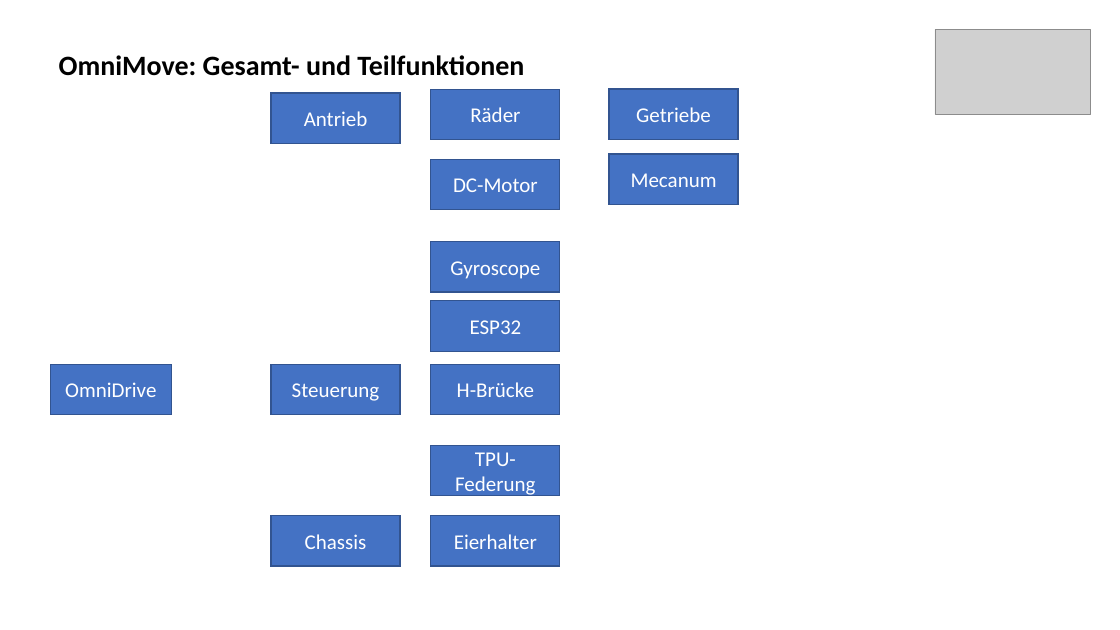
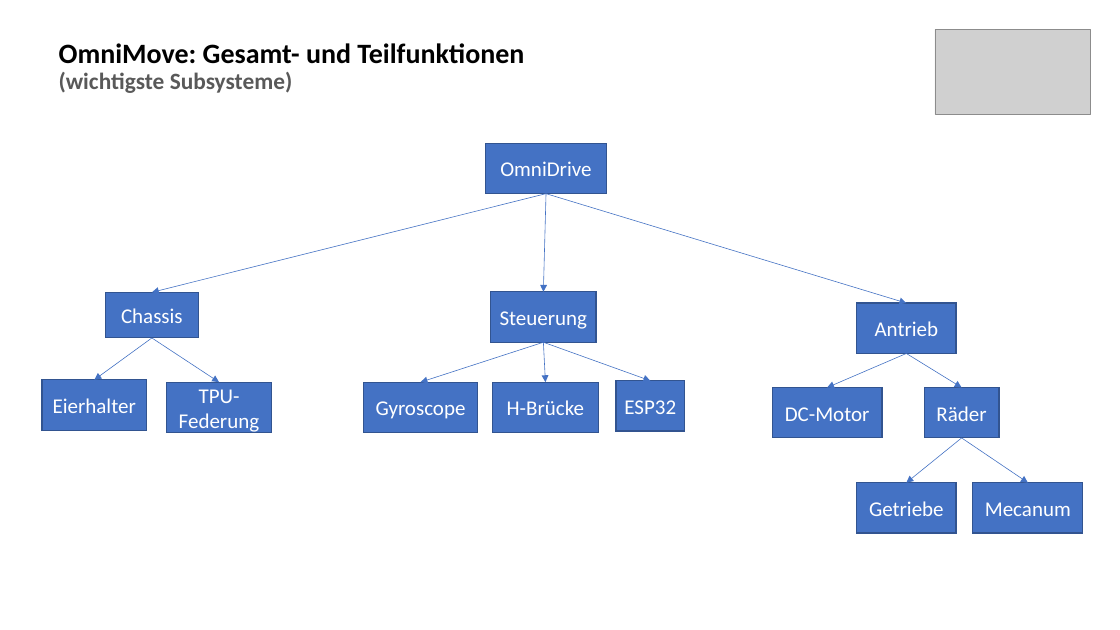
Before and after one commit to Khodii/OmniMoveCar, a slide deck: slide 6 of Praktikum Produktionstechnik M2.pptx (slide 9 before the commit). Drawn at 1120x630 pixels with LibreOffice and Linux fonts; fonts in the diff are those of the drawing; grey boxes stand for pictures. Boxes give left, top, right and bottom in pixels: in the first picture for what was removed or moved away, otherwise in the second. Text is boxed around its words. In the diff, an @@ line names an element or a change of style, - is before the commit and + after.

```diff
--- a/Praktikum Produktionstechnik M2.pptx
+++ b/Praktikum Produktionstechnik M2.pptx
@@ title at (59, 43, 524, 93): text changed @@
-OmniMove: Gesamt- und Teilfunktionen
+OmniMove: Gesamt- und Teilfunktionen (wichtigste Subsysteme)
@@ rectangle "OmniDrive": place and size @@
-rectangle "OmniDrive" at (50, 365, 172, 415)
+rectangle "OmniDrive" at (486, 144, 607, 194)
@@ arrow added from (546, 194) to (152, 292), #4472C4 0.5 pt @@
@@ arrow added from (546, 194) to (544, 292), #4472C4 0.5 pt @@
@@ arrow added from (546, 194) to (907, 303), #4472C4 0.5 pt @@
@@ rectangle "Chassis": place and size @@
-rectangle "Chassis" at (271, 516, 401, 566)
+rectangle "Chassis" at (106, 292, 198, 338)
@@ rectangle "Steuerung": place and size @@
-rectangle "Steuerung" at (271, 365, 401, 415)
+rectangle "Steuerung" at (491, 292, 597, 342)
@@ rectangle "Antrieb": place and size @@
-rectangle "Antrieb" at (271, 93, 401, 144)
+rectangle "Antrieb" at (857, 303, 956, 354)
@@ arrow added from (152, 338) to (94, 380), #4472C4 0.5 pt @@
@@ arrow added from (152, 338) to (219, 382), #4472C4 0.5 pt @@
@@ arrow added from (544, 342) to (421, 382), #4472C4 0.5 pt @@
@@ arrow added from (544, 342) to (545, 382), #4472C4 0.5 pt @@
@@ arrow added from (544, 342) to (650, 381), #4472C4 0.5 pt @@
@@ arrow added from (907, 354) to (828, 387), #4472C4 0.5 pt @@
@@ arrow added from (907, 354) to (962, 387), #4472C4 0.5 pt @@
@@ rectangle "Eierhalter": place and size @@
-rectangle "Eierhalter" at (431, 516, 560, 566)
+rectangle "Eierhalter" at (42, 380, 146, 430)
@@ rectangle "TPU- Federung": place and size @@
-rectangle "TPU- Federung" at (431, 445, 560, 496)
+rectangle "TPU- Federung" at (166, 382, 272, 433)
@@ rectangle "Gyroscope": place and size @@
-rectangle "Gyroscope" at (431, 242, 560, 292)
+rectangle "Gyroscope" at (364, 382, 478, 433)
@@ rectangle "H-Brücke": place and size @@
-rectangle "H-Brücke" at (431, 365, 560, 415)
+rectangle "H-Brücke" at (493, 382, 599, 433)
@@ rectangle "ESP32": place and size @@
-rectangle "ESP32" at (431, 301, 560, 351)
+rectangle "ESP32" at (616, 381, 685, 431)
@@ rectangle "DC-Motor": place and size @@
-rectangle "DC-Motor" at (431, 160, 560, 210)
+rectangle "DC-Motor" at (772, 387, 882, 438)
@@ rectangle "Räder": place and size @@
-rectangle "Räder" at (431, 89, 560, 139)
+rectangle "Räder" at (924, 387, 999, 438)
@@ arrow added from (962, 438) to (907, 483), #4472C4 0.5 pt @@
@@ arrow added from (962, 438) to (1028, 483), #4472C4 0.5 pt @@
@@ rectangle "Getriebe": place and size @@
-rectangle "Getriebe" at (609, 89, 739, 139)
+rectangle "Getriebe" at (857, 483, 956, 534)
@@ rectangle "Mecanum": place and size @@
-rectangle "Mecanum" at (609, 154, 739, 204)
+rectangle "Mecanum" at (973, 483, 1083, 534)
```
Also in this commit, not shown: 2 other slides changed.
